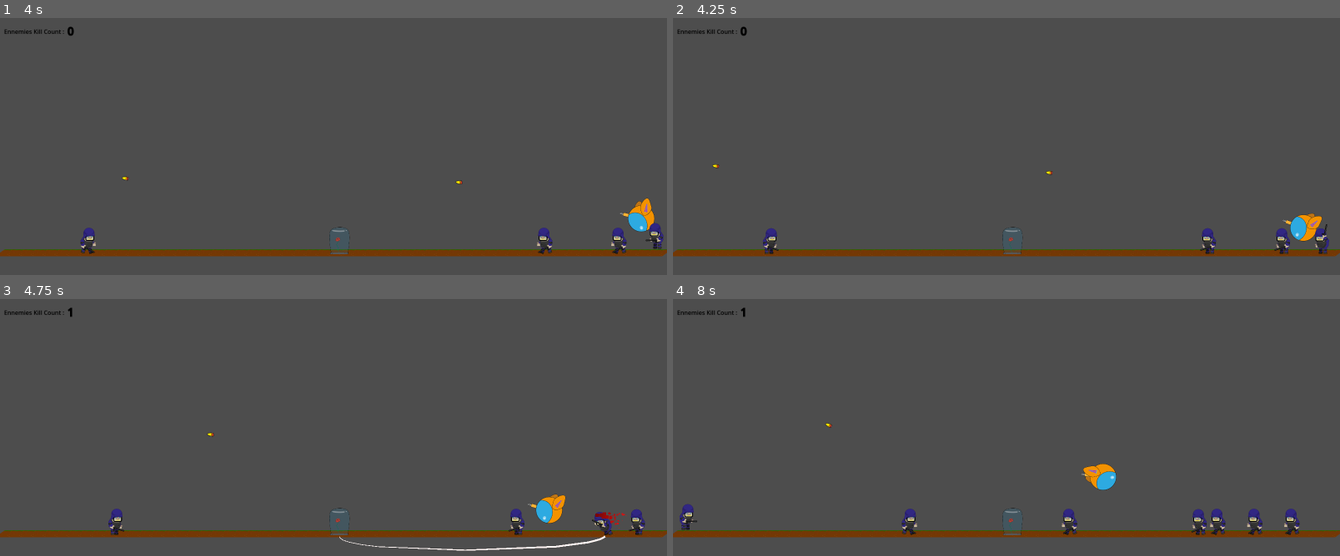
Above: before the commit, frames 1-4 (two rows, left to right).
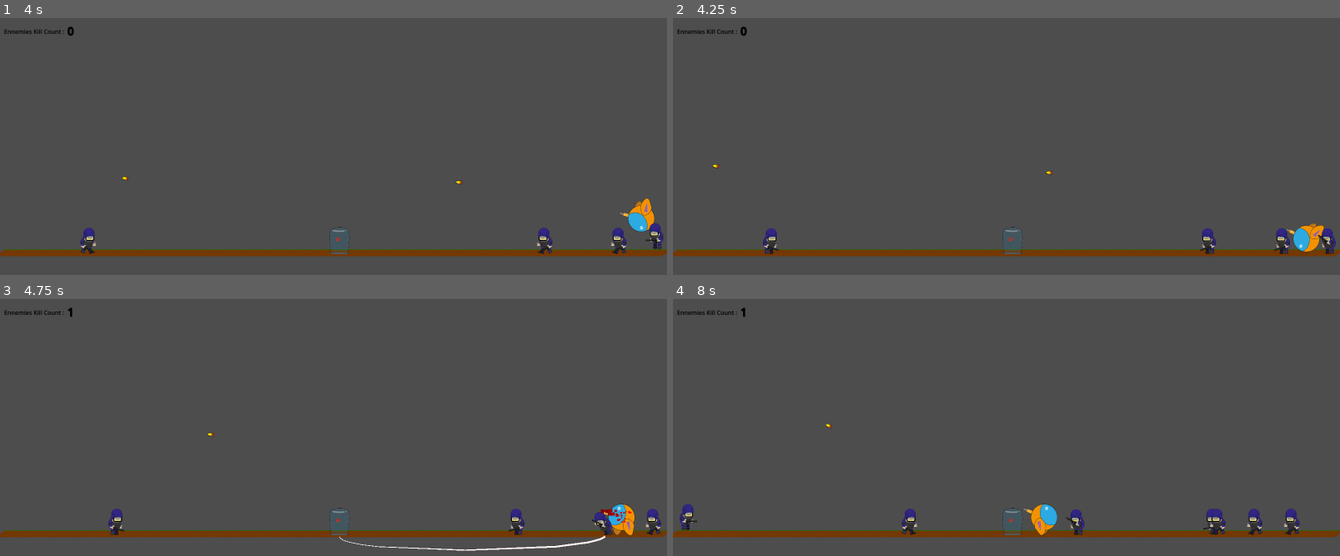
Above: after the commit, the same moments.

Repository: Jeremiejade/rose
Game: Godot game, scene res://scenes/Level/level.tscn
The game is run twice, just before and just after one commit, with the same random seed, the same clock (stepped at 60 frames per second) and the same inputs. This scene is started directly instead of the project's main scene.
Inputs (mouse positions are in pixels of both pictures, inside the frame that each line leads up to):
- Up to frame 1 (4 s): tap Enter at 0.5 s; move the mouse to (480, 138) at 0.52 s; hold D (move_right) 0.53-2.03 s; click (480, 138) at 0.6 s; tap Space (jump) at 0.77, 1.52, 3.02, 3.77 s; move the mouse to (200, 164) at 1.27 s; click (200, 164) at 1.35 s; move the mouse to (400, 92) at 2.02 s; hold A (move_left) 2.03-2.78 s; click (400, 92) at 2.1 s; move the mouse to (300, 203) at 2.77 s; hold D (move_right) from 2.78 s (still down); click (300, 203) at 2.85 s; move the mouse to (533, 190) at 3.52 s; click (533, 190) at 3.6 s
- Up to frame 2 (4.25 s): keep holding D (move_right)
- Up to frame 3 (4.75 s): move the mouse to (133, 391) at 4.27 s; release D (move_right) at 4.28 s; hold A (move_left) from 4.28 s (still down); click (133, 391) at 4.35 s; tap Space (jump) at 4.52 s
- Up to frame 4 (8 s): move the mouse to (1039, 432) at 5.02 s; release A (move_left) at 5.03 s; hold D (move_right) 5.03-5.78 s; click (1039, 432) at 5.1 s; move the mouse to (906, 365) at 5.77 s; hold A (move_left) 5.78-7.28 s; click (906, 365) at 5.85 s; tap Space (jump) at 6.02, 6.77, 7.52 s; move the mouse to (1153, 419) at 6.52 s; click (1153, 419) at 6.6 s; move the mouse to (873, 445) at 7.27 s; hold D (move_right) from 7.28 s (still down); click (873, 445) at 7.35 s

Frame 1 is identical in both runs. In frame 2, 0.7% of the frame differs, in the area x 91-100%, y 76-92%; in frame 3, 1.1%; in frame 4, 1.2%, in the area x 22-82%, y 48-92%.

Commit message:
use hit and hurt box component

Diff:
--- a/scenes/BulletGun/bullet_gun.tscn
+++ b/scenes/BulletGun/bullet_gun.tscn
@@ -1,6 +1,6 @@
 [gd_scene load_steps=10 format=3 uid="uid://2lq1ivwpnygy"]
 
-[ext_resource type="Script" uid="uid://ck8rxa23m3bk" path="res://bullet_gun.gd" id="1_yaof3"]
+[ext_resource type="Script" uid="uid://ck8rxa23m3bk" path="res://scenes/BulletGun/bullet_gun.gd" id="1_yaof3"]
 [ext_resource type="Texture2D" uid="uid://ce4p2j51fedu2" path="res://assets/bullets/bullet.png" id="2_71s1i"]
 [ext_resource type="Texture2D" uid="uid://c013f0k33hny4" path="res://assets/bullets/bullet_dust_0.png" id="3_2hquf"]
 [ext_resource type="Texture2D" uid="uid://dvru2t63w82uw" path="res://assets/bullets/bullet_dust_1.png" id="4_n5xxk"]
--- a/scenes/BulletGun/gun.tscn
+++ b/scenes/BulletGun/gun.tscn
@@ -1,7 +1,7 @@
 [gd_scene load_steps=3 format=3 uid="uid://13ap584344ym"]
 
 [ext_resource type="Texture2D" uid="uid://tdc55yeg3w2" path="res://assets/newPlayer/gun.png" id="1_mghkf"]
-[ext_resource type="Script" uid="uid://dftqo2fwymryo" path="res://gun.gd" id="2_tvmhq"]
+[ext_resource type="Script" uid="uid://dftqo2fwymryo" path="res://scenes/BulletGun/gun.gd" id="2_tvmhq"]
 
 [node name="Gun" type="Sprite2D"]
 texture = ExtResource("1_mghkf")
--- a/scenes/NewPlayer/new_player.gd
+++ b/scenes/NewPlayer/new_player.gd
@@ -93,12 +93,12 @@
 	else:
 		velocity.x = move_toward(velocity.x, 0, SPEED)
 
-func _animationState(direction: float, isSliding: bool) -> String:
+func _animationState(direction: float, _isSliding: bool) -> String:
 	if not is_on_floor():
 		return "jump"
 	if direction:
 		return "walk"
 	return "idle"
 
-func addAttack(attack) :
+func take_damage(attack) :
 	ATTACKS.push_front(attack)
--- a/scenes/NewPlayer/new_player.tscn
+++ b/scenes/NewPlayer/new_player.tscn
@@ -9,6 +9,7 @@
 [ext_resource type="Texture2D" uid="uid://4jmc02h0rhj5" path="res://assets/newPlayer/front_leg.png" id="6_7wfrq"]
 [ext_resource type="PackedScene" uid="uid://ldk11y02bjpx" path="res://scenes/NewPlayer/power_fuel.tscn" id="7_d3wdy"]
 [ext_resource type="Texture2D" uid="uid://bovydj48g55ro" path="res://assets/newPlayer/fuel-gauge.png" id="8_i1n5h"]
+[ext_resource type="Script" uid="uid://bcn3h40a6b2o5" path="res://scenes/z_hurt_box.gd" id="10_j05um"]
 
 [sub_resource type="CapsuleShape2D" id="CapsuleShape2D_3864k"]
 radius = 59.0
@@ -234,6 +235,10 @@
 &"walk": SubResource("Animation_14177")
 }
 
+[sub_resource type="CapsuleShape2D" id="CapsuleShape2D_l233m"]
+radius = 63.0
+height = 148.0
+
 [node name="NewPlayer" type="CharacterBody2D"]
 script = ExtResource("1_dq5k8")
 metadata/_edit_horizontal_guides_ = [-10.0, 70.0]
@@ -293,3 +298,13 @@
 libraries = {
 &"": SubResource("AnimationLibrary_ut3gk")
 }
+
+[node name="ZHurtBox" type="Area2D" parent="."]
+collision_layer = 0
+collision_mask = 2
+script = ExtResource("10_j05um")
+metadata/_custom_type_script = "uid://bcn3h40a6b2o5"
+
+[node name="CollisionShape2D" type="CollisionShape2D" parent="ZHurtBox"]
+shape = SubResource("CapsuleShape2D_l233m")
+debug_color = Color(0.7476307, 0.46180922, 0, 0.41960785)
--- a/scenes/enemies/enemy_crs.gd
+++ b/scenes/enemies/enemy_crs.gd
@@ -13,6 +13,7 @@
 
 func _ready() -> void:
 	$body.scale.x  = -direction
+	$body/CrsFrontArm/ZHitBox.direction = direction
 
 func _physics_process(delta: float) -> void:
 	if health <= 0:
@@ -76,13 +77,13 @@
 func isEnnemy():
 	return true;
 
-func _on_wepon_body_entered(body: Node2D) -> void:
-	if body.name == 'rose' || body.name == 'NewPlayer':
-		body.addAttack({
-				"id": self.get_instance_id(),
-				"damage": 10,
-				"direction": direction,
-			})
+#func _on_wepon_body_entered(body: Node2D) -> void:
+#	if body.name == 'rose' || body.name == 'NewPlayer':
+#		body.addAttack({
+#				"id": self.get_instance_id(),
+#				"damage": 10,
+#				"direction": direction,
+#			})
 
 func _on_vision_body_entered(body: Node2D) -> void:
 	if body.name == 'rose' and state != 'attack':
--- a/scenes/enemies/enemy_crs.tscn
+++ b/scenes/enemies/enemy_crs.tscn
@@ -7,12 +7,15 @@
 [ext_resource type="Texture2D" uid="uid://ce61c61msya7p" path="res://assets/enemie/crs_body.png" id="4_gbvbm"]
 [ext_resource type="Texture2D" uid="uid://du63np2ilbyml" path="res://assets/enemie/crs_head.png" id="5_awp8h"]
 [ext_resource type="Texture2D" uid="uid://dvf8wotam60yr" path="res://assets/enemie/crs_front_arm.png" id="6_12ic4"]
-
-[sub_resource type="RectangleShape2D" id="RectangleShape2D_brrmv"]
-size = Vector2(61.5359, 14.0336)
-
-[sub_resource type="SegmentShape2D" id="SegmentShape2D_g0u10"]
-b = Vector2(-44, 0)
+[ext_resource type="Script" uid="uid://bbvmyj2cykdsp" path="res://scenes/z_hit_box.gd" id="8_f708u"]
+
+[sub_resource type="CapsuleShape2D" id="CapsuleShape2D_gbvbm"]
+radius = 8.021391
+height = 64.11686
+
+[sub_resource type="CapsuleShape2D" id="CapsuleShape2D_g0u10"]
+radius = 27.0
+height = 64.0
 
 [sub_resource type="CapsuleShape2D" id="CapsuleShape2D_p22s8"]
 radius = 41.0
@@ -167,19 +170,19 @@
 tracks/12/type = "value"
 tracks/12/imported = false
 tracks/12/enabled = true
-tracks/12/path = NodePath("body/CrsFrontArm/wepon/WeponCollisionShape2D:disabled")
+tracks/12/path = NodePath("CollisionShape2D:disabled")
 tracks/12/interp = 1
 tracks/12/loop_wrap = true
 tracks/12/keys = {
 "times": PackedFloat32Array(0),
 "transitions": PackedFloat32Array(1),
 "update": 1,
-"values": [true]
+"values": [false]
 }
 tracks/13/type = "value"
 tracks/13/imported = false
 tracks/13/enabled = true
-tracks/13/path = NodePath("CollisionShape2D:disabled")
+tracks/13/path = NodePath("body/Vision/VisionCollisionShape2D2:disabled")
 tracks/13/interp = 1
 tracks/13/loop_wrap = true
 tracks/13/keys = {
@@ -191,14 +194,14 @@
 tracks/14/type = "value"
 tracks/14/imported = false
 tracks/14/enabled = true
-tracks/14/path = NodePath("body/Vision/VisionCollisionShape2D2:disabled")
+tracks/14/path = NodePath("body/CrsFrontArm/ZHitBox/CollisionShape2D:disabled")
 tracks/14/interp = 1
 tracks/14/loop_wrap = true
 tracks/14/keys = {
 "times": PackedFloat32Array(0),
 "transitions": PackedFloat32Array(1),
 "update": 1,
-"values": [false]
+"values": [true]
 }
 
 [sub_resource type="Animation" id="Animation_brrmv"]
@@ -332,7 +335,7 @@
 tracks/10/interp = 1
 tracks/10/loop_wrap = true
 tracks/10/keys = {
-"times": PackedFloat32Array(0, 0.25),
+"times": PackedFloat32Array(0, 0.15),
 "transitions": PackedFloat32Array(1, 1),
 "update": 0,
 "values": [Vector2(25, -9), Vector2(25, -9)]
@@ -344,7 +347,7 @@
 tracks/11/interp = 1
 tracks/11/loop_wrap = true
 tracks/11/keys = {
-"times": PackedFloat32Array(0, 0.25),
+"times": PackedFloat32Array(0, 0.15),
 "transitions": PackedFloat32Array(1, 1),
 "update": 0,
 "values": [2.22428, 0.729471]
@@ -352,14 +355,14 @@
 tracks/12/type = "value"
 tracks/12/imported = false
 tracks/12/enabled = true
-tracks/12/path = NodePath("body/CrsFrontArm/wepon/WeponCollisionShape2D:disabled")
+tracks/12/path = NodePath("body/CrsFrontArm/ZHitBox/CollisionShape2D:disabled")
 tracks/12/interp = 1
 tracks/12/loop_wrap = true
 tracks/12/keys = {
-"times": PackedFloat32Array(0, 0.17, 0.25),
-"transitions": PackedFloat32Array(1, 1, 1),
+"times": PackedFloat32Array(0.06866015, 0.18578628),
+"transitions": PackedFloat32Array(1, 1),
 "update": 1,
-"values": [true, false, true]
+"values": [false, true]
 }
 
 [sub_resource type="Animation" id="Animation_g0u10"]
@@ -539,22 +542,10 @@
 tracks/14/type = "value"
 tracks/14/imported = false
 tracks/14/enabled = true
-tracks/14/path = NodePath("body/CrsFrontArm/wepon/WeponCollisionShape2D:disabled")
+tracks/14/path = NodePath("body/Vision/VisionCollisionShape2D2:disabled")
 tracks/14/interp = 1
 tracks/14/loop_wrap = true
 tracks/14/keys = {
-"times": PackedFloat32Array(0),
-"transitions": PackedFloat32Array(1),
-"update": 1,
-"values": [true]
-}
-tracks/15/type = "value"
-tracks/15/imported = false
-tracks/15/enabled = true
-tracks/15/path = NodePath("body/Vision/VisionCollisionShape2D2:disabled")
-tracks/15/interp = 1
-tracks/15/loop_wrap = true
-tracks/15/keys = {
 "times": PackedFloat32Array(0),
 "transitions": PackedFloat32Array(1),
 "update": 1,
@@ -761,15 +752,17 @@
 texture = ExtResource("6_12ic4")
 offset = Vector2(-36.9048, 18.2783)
 
-[node name="wepon" type="Area2D" parent="body/CrsFrontArm"]
-position = Vector2(-31.2784, 32.7044)
-rotation = 2.85615
-collision_layer = 0
-collision_mask = 3
-
-[node name="WeponCollisionShape2D" type="CollisionShape2D" parent="body/CrsFrontArm/wepon"]
-position = Vector2(20.768, 2.98319)
-shape = SubResource("RectangleShape2D_brrmv")
+[node name="ZHitBox" type="Area2D" parent="body/CrsFrontArm"]
+position = Vector2(-46.09089, 34.58413)
+collision_layer = 2
+collision_mask = 0
+script = ExtResource("8_f708u")
+metadata/_custom_type_script = "uid://bbvmyj2cykdsp"
+
+[node name="CollisionShape2D" type="CollisionShape2D" parent="body/CrsFrontArm/ZHitBox"]
+position = Vector2(-6.8389115, 1.4931049)
+rotation = 1.307085
+shape = SubResource("CapsuleShape2D_gbvbm")
 disabled = true
 
 [node name="Vision" type="Area2D" parent="body"]
@@ -778,8 +771,8 @@
 collision_mask = 3
 
 [node name="VisionCollisionShape2D2" type="CollisionShape2D" parent="body/Vision"]
-position = Vector2(0, 1)
-shape = SubResource("SegmentShape2D_g0u10")
+position = Vector2(-23, -13)
+shape = SubResource("CapsuleShape2D_g0u10")
 
 [node name="CollisionShape2D" type="CollisionShape2D" parent="."]
 position = Vector2(0, -1)
@@ -790,6 +783,5 @@
 &"": SubResource("AnimationLibrary_w12oc")
 }
 
-[connection signal="body_entered" from="body/CrsFrontArm/wepon" to="." method="_on_wepon_body_entered"]
 [connection signal="body_entered" from="body/Vision" to="." method="_on_vision_body_entered"]
 [connection signal="body_exited" from="body/Vision" to="." method="_on_vision_body_exited"]
--- a/scenes/rose/rose.gd
+++ b/scenes/rose/rose.gd
@@ -1,7 +1,6 @@
 extends StaticBody2D
 
 var ATTACKS = []
-var ATTACK_IDS = []
 var pumpCurvePoints
 var pump
 
@@ -11,7 +10,6 @@
 
 func _physics_process(_delta):
 	for attack in ATTACKS:
-		ATTACK_IDS = ATTACK_IDS.filter(func(id): return id != attack.id)
 		life -= attack.damage
 	ATTACKS = []
 	handleFelure()
@@ -22,12 +20,8 @@
 	root.position = $rootSpawnerTarget.position
 	self.add_child(root)
 
-func addAttack(attack):
-	var alreadyAttacking = ATTACK_IDS.find(attack.id)
-
-	if alreadyAttacking == -1:
-		ATTACK_IDS.push_front(attack.id)
-		ATTACKS.push_front(attack)
+func take_damage(attack):
+	ATTACKS.push_front(attack)
 
 func handleFelure():
 	if life > 80 :
--- a/scenes/rose/rose.tscn
+++ b/scenes/rose/rose.tscn
@@ -1,10 +1,11 @@
-[gd_scene load_steps=13 format=3 uid="uid://k43skcolxlck"]
+[gd_scene load_steps=15 format=3 uid="uid://k43skcolxlck"]
 
 [ext_resource type="Texture2D" uid="uid://dtvehyravo3vp" path="res://assets/rose/rose.png" id="1_hydmc"]
 [ext_resource type="Script" uid="uid://bjtonm1m3pb7y" path="res://scenes/rose/rose.gd" id="1_tlg6t"]
 [ext_resource type="Texture2D" uid="uid://ce71vajg7j5dk" path="res://assets/rose/texture_glass.png" id="2_us4hs"]
 [ext_resource type="Texture2D" uid="uid://eu8n1gs1pg4u" path="res://assets/rose/felure.png" id="3_63b50"]
 [ext_resource type="Texture2D" uid="uid://dwl0t0heca5j5" path="res://assets/rose/dead_rose.png" id="4_yceic"]
+[ext_resource type="Script" uid="uid://bcn3h40a6b2o5" path="res://scenes/z_hurt_box.gd" id="6_6ajo2"]
 
 [sub_resource type="ParticleProcessMaterial" id="ParticleProcessMaterial_us4hs"]
 particle_flag_disable_z = true
@@ -64,6 +65,10 @@
 "speed": 5.0
 }]
 
+[sub_resource type="CapsuleShape2D" id="CapsuleShape2D_ysnrn"]
+radius = 56.0
+height = 150.0
+
 [node name="rose" type="StaticBody2D"]
 script = ExtResource("1_tlg6t")
 metadata/_edit_horizontal_guides_ = [65.0]
@@ -106,3 +111,14 @@
 
 [node name="rootSpawnerTarget" type="Node2D" parent="."]
 position = Vector2(0, 78)
+
+[node name="ZHurtBox" type="Area2D" parent="."]
+collision_layer = 0
+collision_mask = 2
+script = ExtResource("6_6ajo2")
+metadata/_custom_type_script = "uid://bcn3h40a6b2o5"
+
+[node name="CollisionShape2D" type="CollisionShape2D" parent="ZHurtBox"]
+position = Vector2(0, -5)
+shape = SubResource("CapsuleShape2D_ysnrn")
+debug_color = Color(0.59386826, 0.54656416, 1.92523e-07, 0.41960785)
--- /dev/null
+++ b/scenes/z_hit_box.gd
@@ -0,0 +1,4 @@
+class_name ZHitBox extends Area2D
+
+@export var damage = 10
+@export var direction = -1
--- /dev/null
+++ b/scenes/z_hurt_box.gd
@@ -0,0 +1,13 @@
+class_name ZHurtBox extends Area2D
+
+func _ready() -> void:
+	area_entered.connect(_on_area_entered)
+
+
+func _on_area_entered(hit_box: ZHitBox) -> void:
+	print(hit_box)
+	if hit_box != null and owner.has_method("take_damage"):
+		owner.take_damage({
+			"damage": hit_box.damage,
+			"direction": hit_box.direction
+		})
Renamed: bullet_gun.gd -> scenes/BulletGun/bullet_gun.gd
Renamed: bullet_gun.gd.uid -> scenes/BulletGun/bullet_gun.gd.uid
Renamed: gun.gd -> scenes/BulletGun/gun.gd
Renamed: gun.gd.uid -> scenes/BulletGun/gun.gd.uid
Not shown: 1 places in scenes/NewPlayer/new_player.tscn that only renumber resources
Not shown: 1 places in scenes/enemies/enemy_crs.tscn that only renumber resources
Not shown, added: scenes/z_hit_box.gd.uid
Not shown, added: scenes/z_hurt_box.gd.uid
